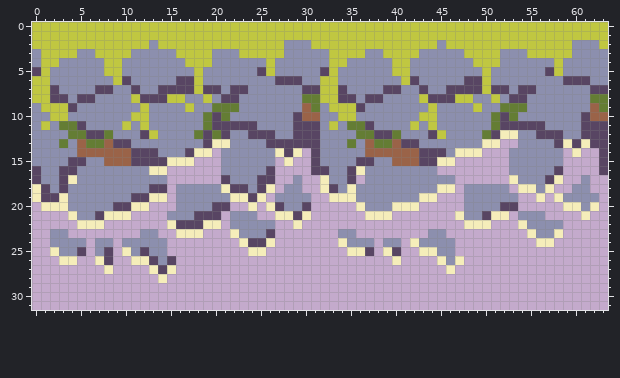
Pixel-art sprite, stored at res/textures/river.png. The picture above is the old version.
The file is 64x32 pixels.
New version:
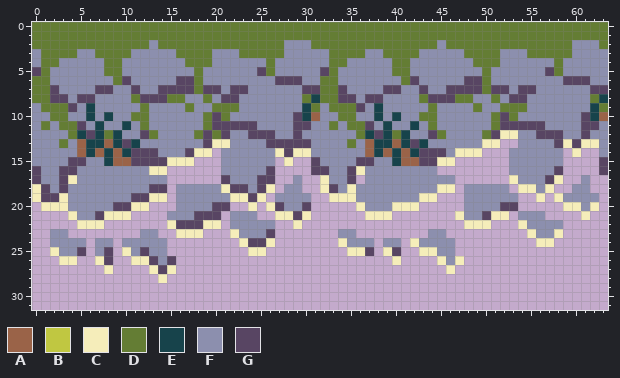
Palette (. is transparent): A #9a6348  B #c0c741  C #f5edba  D #647d34  E #17434b  F #8c8fae  G #584563
Diff:
Changed rows in their new state; - is an unchanged pixel.
first column x 0:
 0 DDDDDDDDDDDDDDDDDDDDDDDDDDDDDDDDDDDDDDDDDDDDDDDDDDDDDDDDDDDDDDDD
 1 DDDDDDDDDDDDDDDDDDDDDDDDDDDDDDDDDDDDDDDDDDDDDDDDDDDDDDDDDDDDDDDD
 2 DDDDDDDDDDDDD-DDDDDDDDDDDDDD---DDDDDDDDDDDDDD-DDDDDDDDDDDDDD---D
 3 -DDDD--DDDD-----DDDD---DDDDD-----DDDD--DDDD-----DDDD---DDDDD----
 4 -DD-----DD-------DDD------D------DD-----DD-------DDD------D-----
 5 -D------DD--------D-------D------D------DD--------D-------D-----
 6 DD-------D--------D-------------DD-------D--------D-------------
 7 DD----------------D-------------DD----------------D-------------
 8 DD---------D---DD--D-----------EDD---------D---DD--D-----------E
 9 -DDD--E-----D----D------------E--DDD--E-----D----D------------E-
10 --DD--E-E--DD-----------------E---DD--E-E--DD-----------------E-
11 -D-----E--E-D------------------F-D-----E--E-D------------------F
12 -----E-E-E---D----------------FF-----E-E-E---D----------------FF
13 ------EE-E-E-------------------F------EE-E-E------------------CF
14 ------E-E-E-------------------CF------E-E-E--------------------F
15 --------E-------------------------------E-----------------------
